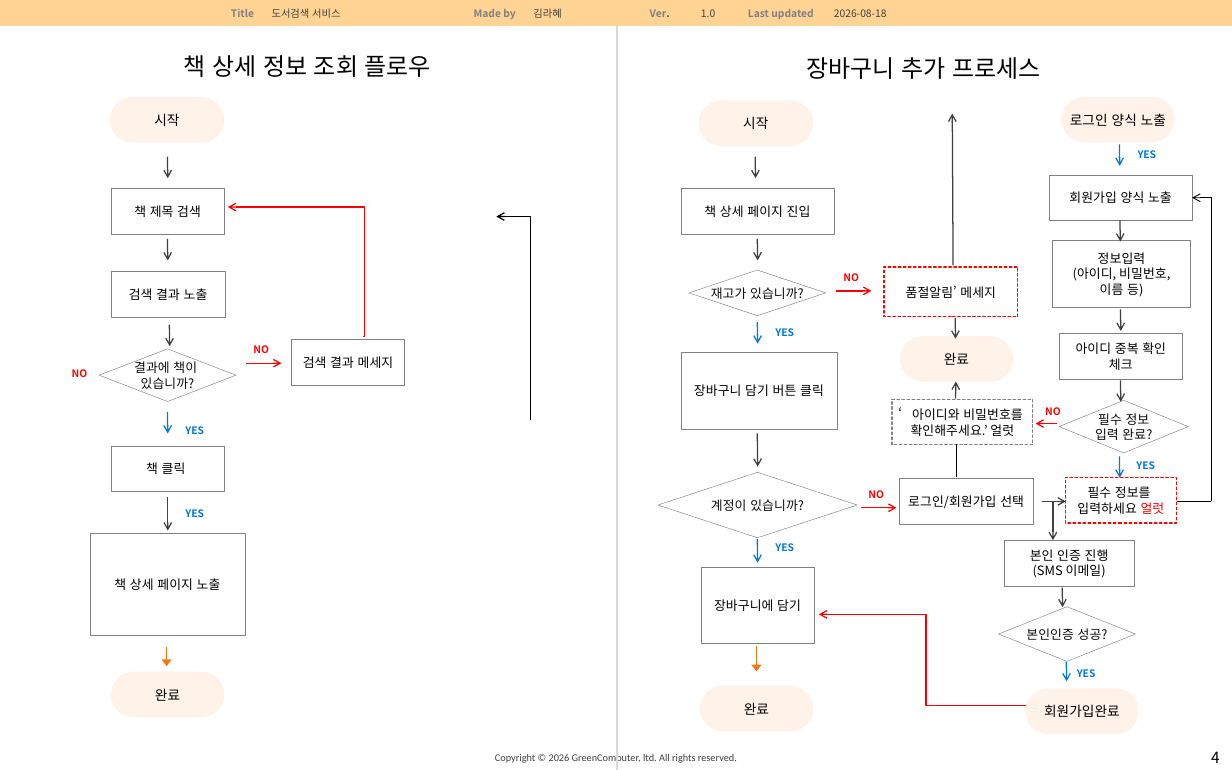
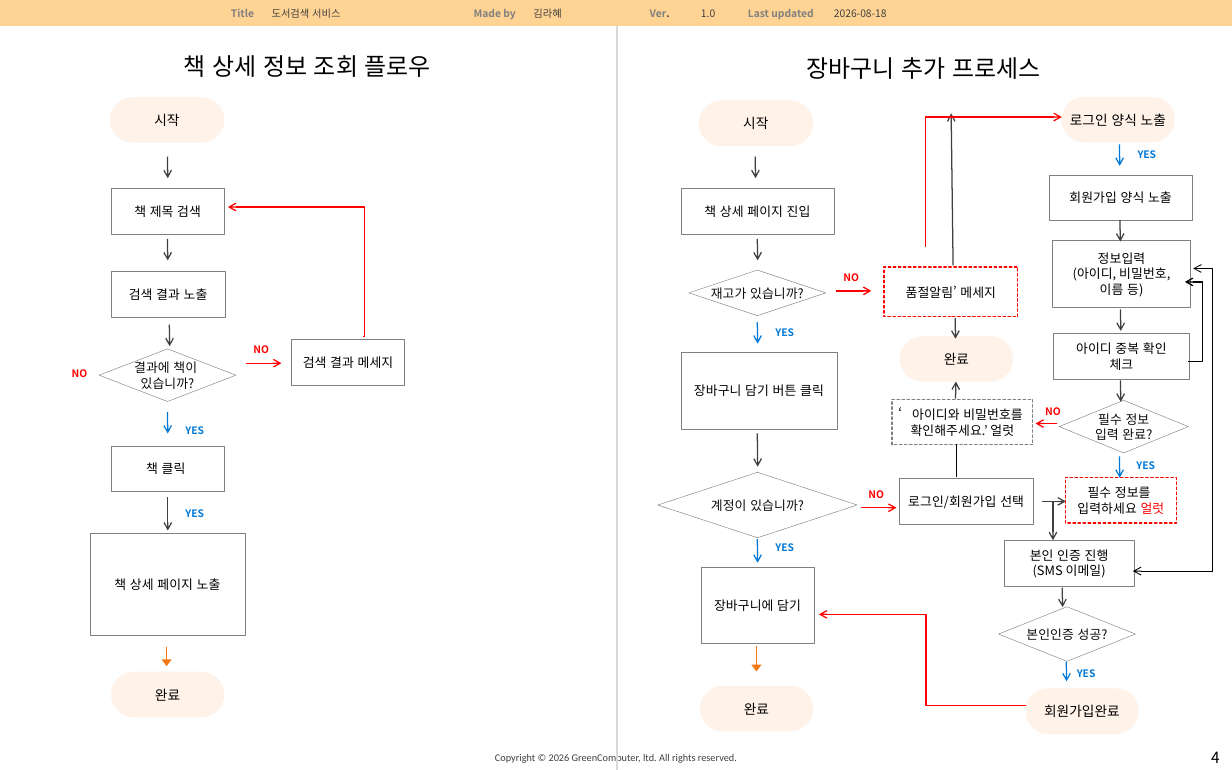
Before and after one commit to rahyekim/react_green_clean, a slide deck: slide 4 of 0_wbs/도서검색웹_SB_2026_0805.pptx. Drawn at 1232x770 pixels with LibreOffice and Linux fonts; fonts in the diff are those of the drawing. Boxes give left, top, right and bottom in pixels: in the first picture for what was removed or moved away, otherwise in the second. Text is boxed around its words. In the diff, an @@ line names an element or a change of style, - is before the commit and + after.

```diff
--- a/0_wbs/도서검색웹_SB_2026_0805.pptx
+++ b/0_wbs/도서검색웹_SB_2026_0805.pptx
@@ elbow arrow added from (926, 246) to (1062, 117), #FF0000 0.75 pt @@
@@ elbow arrow moved from (1211, 501) - (1193, 198) to (1212, 572) - (1193, 269) @@
@@ elbow arrow moved from (531, 420) - (496, 217) to (1189, 361) - (1185, 282) @@
@@ rectangle "아이디 중복 확인" resized from (x1=1060, y1=334, x2=1183, y2=379) to (x1=1053, y1=334, x2=1189, y2=379) @@
@@ line removed from (1177, 501) to (1211, 501) @@
@@ elbow arrow added from (1212, 572) to (1133, 572), #000000 0.5 pt @@
```
Also in this commit, not shown: 10 other files.
